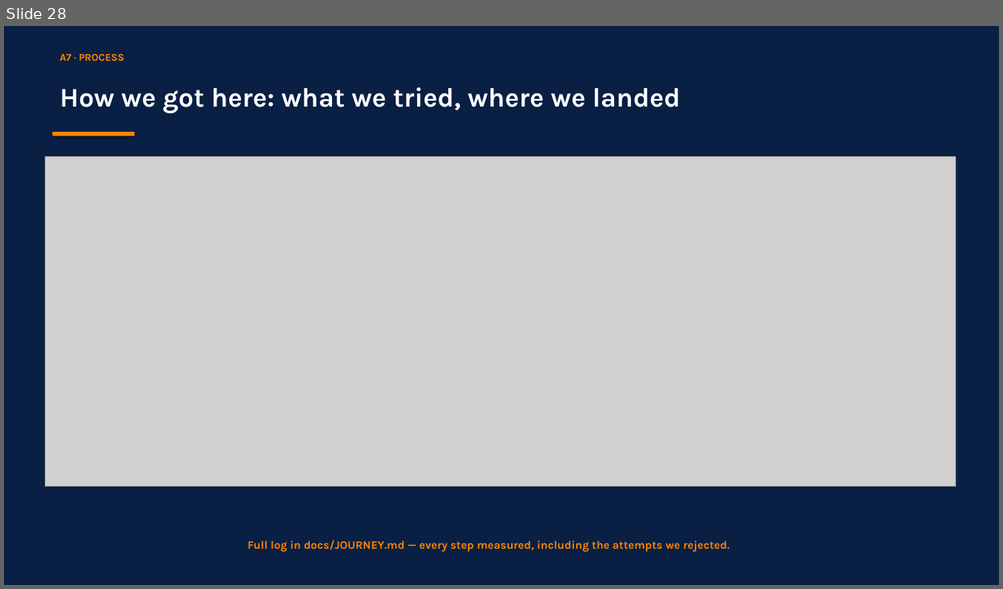
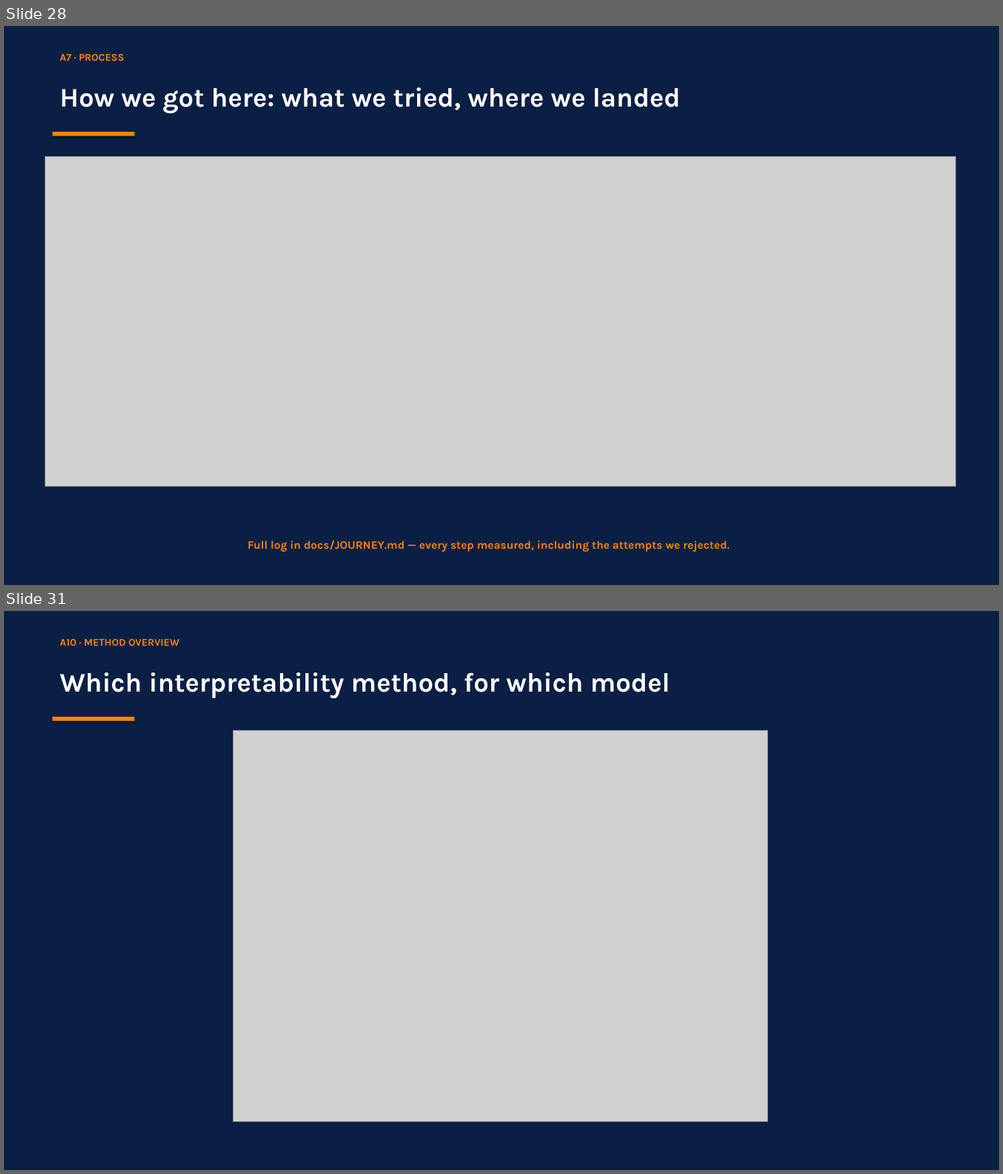
Before and after one commit to RyanBalech/recidivism-forecasting-analysis, a slide deck: reports/ISAF_Recidivism_Presentation.pptx. Shown one above the other, each under a label of ours: slide 28 before the commit, slides 28 and 31 after it; the slides between them are not shown. The pictures are 1003x589 and 1003x1174 pixels, drawn with LibreOffice and Linux fonts; fonts in the diff are those of the drawing; grey boxes stand for pictures. Boxes give left, top, right and bottom in pixels: in the first picture for what was removed or moved away, otherwise in the second. Text is boxed around its words. In the diff, an @@ line names an element or a change of style, - is before the commit and + after.

```diff
--- a/reports/ISAF_Recidivism_Presentation.pptx
+++ b/reports/ISAF_Recidivism_Presentation.pptx
@@ slide 31 added at <box>4,611,999,1170</box>, background #0A1F44 @@
@@ text added at <box>60,638,179,646</box>, 10 pt, text #FB8500, bold @@
+A10 · METHOD OVERVIEW
@@ text added at <box>60,672,670,698</box>, 26 pt, text #FFFFFF, bold @@
+Which interpretability method, for which model
@@ rectangle added at <box>53,717,134,721</box>, fill #FB8500 @@
@@ picture added at <box>233,730,768,1122</box> @@
```
Also in this commit, not shown: 2 slides changed, 2 other slides added, 11 other files.
